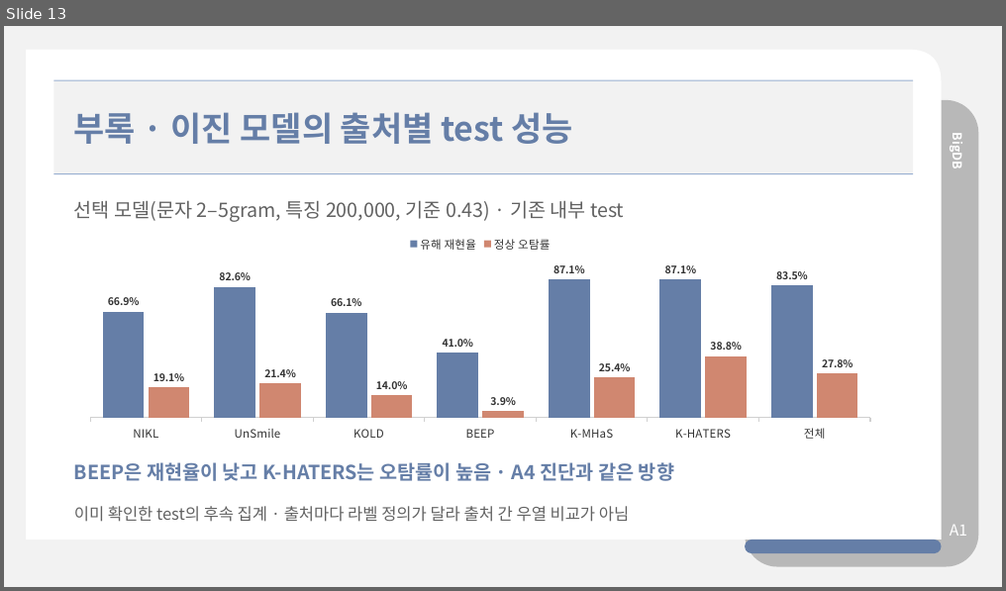
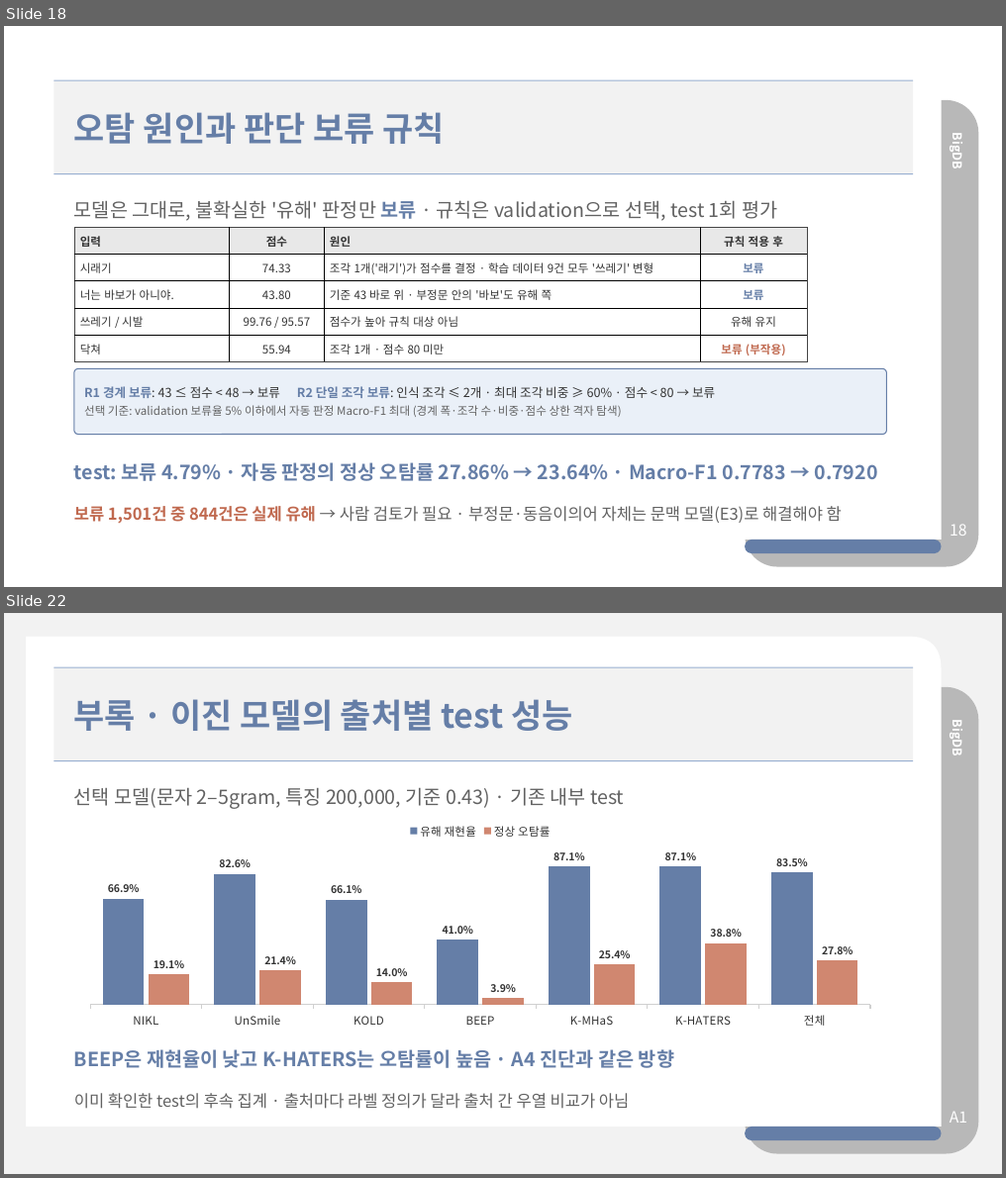
Before and after one commit to sangdelia/3-2-BigDB-Proj., a slide deck: ppts/BigDB 중간발표 - 혐오체인 (조규상,서재철,윤건호).pptx. Shown one above the other, each under a label of ours: slide 13 before the commit, slides 18 and 22 after it; the slides between them are not shown. The pictures are 1006x591 and 1006x1178 pixels, drawn with LibreOffice and Linux fonts; fonts in the diff are those of the drawing. Boxes give left, top, right and bottom in pixels: in the first picture for what was removed or moved away, otherwise in the second. Text is boxed around its words. In the diff, an @@ line names an element or a change of style, - is before the commit and + after.

```diff
--- a/ppts/BigDB 중간발표 - 혐오체인 (조규상,서재철,윤건호).pptx
+++ b/ppts/BigDB 중간발표 - 혐오체인 (조규상,서재철,윤건호).pptx
@@ slide 18 added at (4, 26, 1002, 587), background #FFFFFF @@
@@ freeform shape added at (26, 49, 942, 540), fill #FFFFFF @@
@@ rectangle added at (54, 80, 914, 174), fill #F2F2F2 @@
@@ line added from (54, 80) to (914, 80), #98AFD1 1.13 pt @@
@@ text added at (74, 112, 444, 144), 32.2 pt, text #657EA7, bold @@
+오탐 원인과 판단 보류 규칙
@@ rounded rectangle added at (746, 100, 979, 568), fill #B8B8B8 @@
@@ text added at (949, 136, 967, 169), 12 pt, text #FFFFFF, bold @@
+BigDB
@@ line added from (54, 174) to (914, 174), #98AFD1 1.13 pt @@
@@ text added at (74, 200, 777, 221), 18.8 pt, text #626262 @@
+모델은 그대로, 불확실한 '유해' 판정만 보류 · 규칙은 validation으로 선택, test 1회 평가
@@ table added at (74, 227, 807, 363), 5 rows, 4 columns @@
+입력 | 점수 | 원인 | 규칙 적용 후
+시래기 | 74.33 | 조각 1개('래기')가 점수를 결정 · 학습 데이터 9건 모두 '쓰레기' 변형 | 보류
+너는 바보가 아니야. | 43.80 | 기준 43 바로 위 · 부정문 안의 '바보'도 유해 쪽 | 보류
+쓰레기 / 시발 | 99.76 / 95.57 | 점수가 높아 규칙 대상 아님 | 유해 유지
+닥쳐 | 55.94 | 조각 1개 · 점수 80 미만 | 보류 (부작용)
@@ rounded rectangle added at (74, 369, 887, 434), fill #EAF0F8, outline #657EA7 1 pt, 11 pt, text #626262 @@
+R1 경계 보류: 43 ≤ 점수 < 48 → 보류 R2 단일 조각 보류: 인식 조각 ≤ 2개 · 최대 조각 비중 ≥ 60% · 점수 < 80 → 보류
+선택 기준: validation 보류율 5% 이하에서 자동 판정 Macro-F1 최대 (경계 폭·조각 수·비중·점수 상한 격자 탐색)
@@ text added at (74, 463, 877, 481), 18.8 pt, text #657EA7, bold @@
+test: 보류 4.79% · 자동 판정의 정상 오탐률 27.86% → 23.64% · Macro-F1 0.7783 → 0.7920
@@ text added at (74, 506, 842, 524), 15.8 pt, text #626262 @@
+보류 1,501건 중 844건은 실제 유해 → 사람 검토가 필요 · 부정문·동음이의어 자체는 문맥 모델(E3)로 해결해야 함
@@ text added at (949, 524, 966, 536), 15 pt, text #FFFFFF @@
+18
@@ rounded rectangle added at (746, 540, 942, 554), fill #657EA7 @@
@@ what was slide 13 is now slide 22 @@
```
Also in this commit, not shown: 11 slides changed, 8 other slides added, 23 other files.
